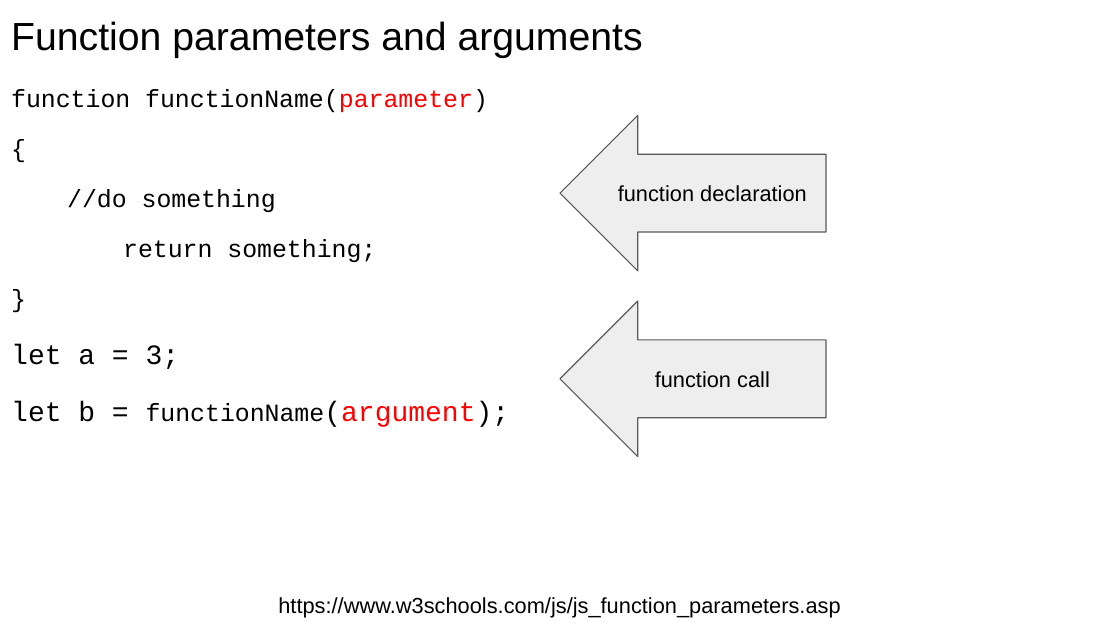
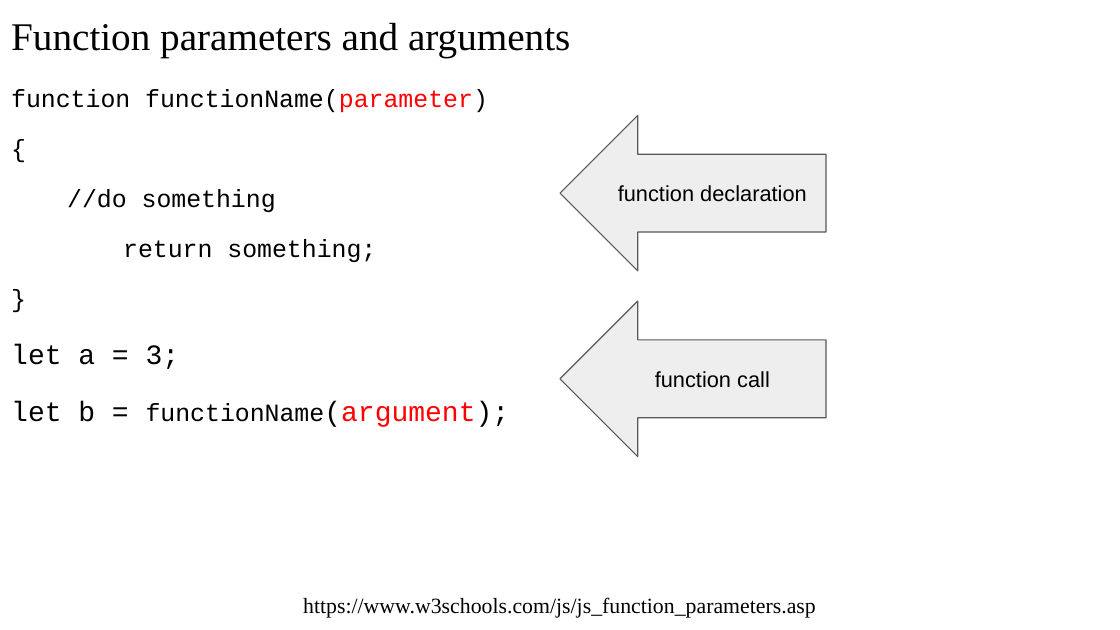
Before and after one commit to manglayev/nu-courses-material, a slide deck: slide 23 of CSCI-111/week-7/week-7-lecture/week-7-lecture.pptx. Drawn at 1120x630 pixels with LibreOffice and Linux fonts; fonts in the diff are those of the drawing. Boxes give left, top, right and bottom in pixels: in the first picture for what was removed or moved away, otherwise in the second. Text is boxed around its words. In the diff, an @@ line names an element or a change of style, - is before the commit and + after.

```diff
--- a/CSCI-111/week-7/week-7-lecture/week-7-lecture.pptx
+++ b/CSCI-111/week-7/week-7-lecture/week-7-lecture.pptx
@@ title "Function parameters and arguments" at [11,22,570,57]: font Arial to Times New Roman @@
@@ text "https://www.w3schools.com/js/js_function_parameters.asp" at [303,597,816,618]: font Arial to Times New Roman @@
```
Also in this commit, not shown: 10 other slides changed, 10 other files.
